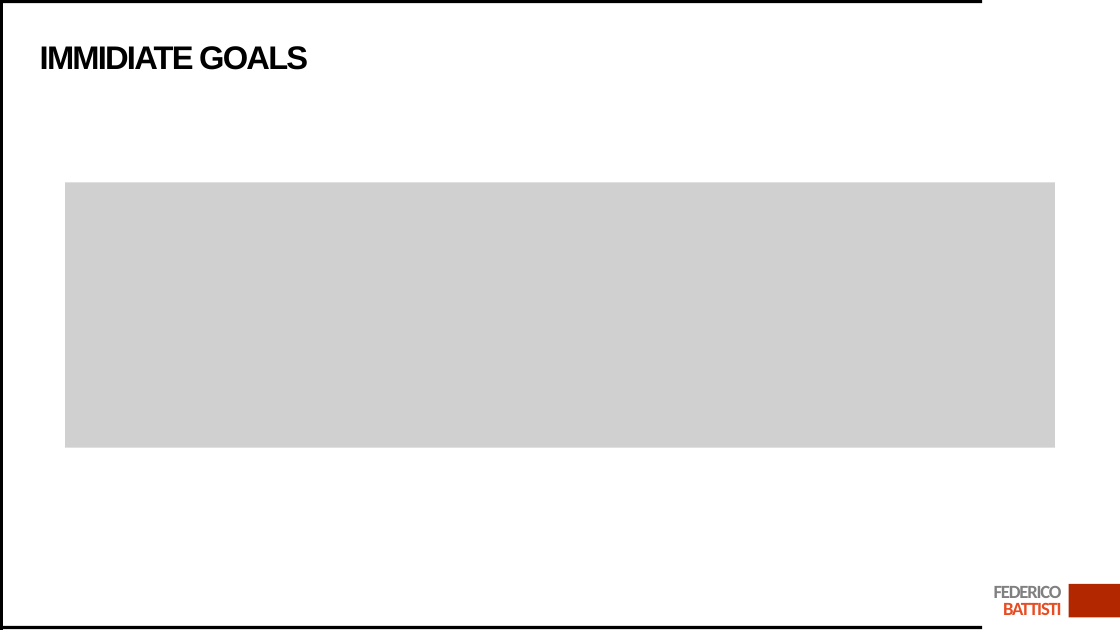
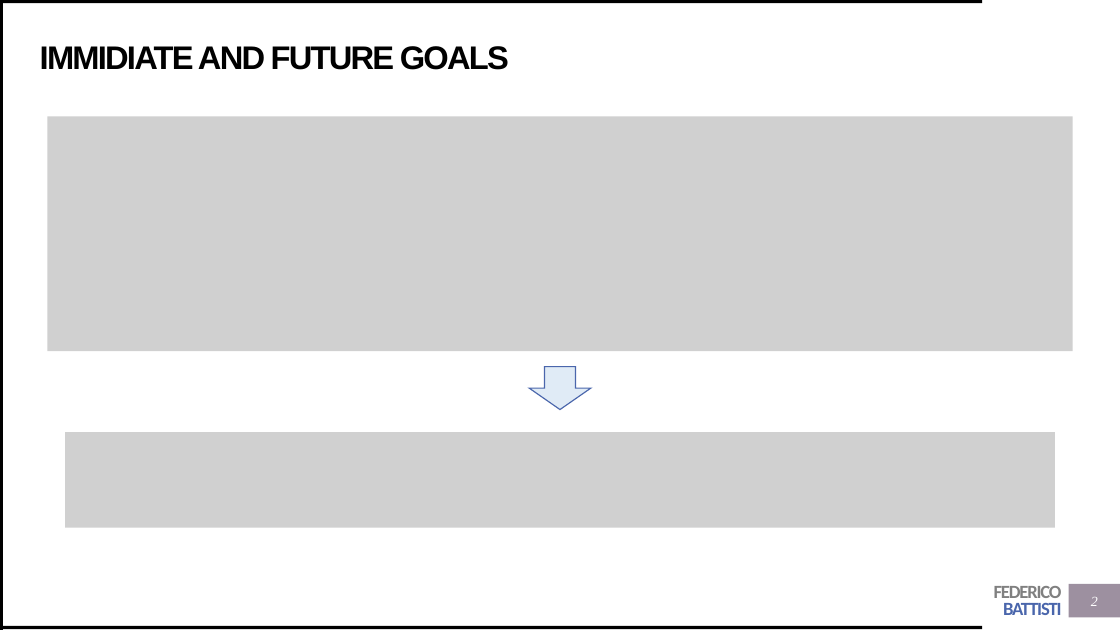
Before and after one commit to Trenchcoat95/OxfordCode, a slide deck: slide 2 of DUNE first presentation.pptx (slide 1 before the commit). Drawn at 1120x630 pixels with LibreOffice and Linux fonts; fonts in the diff are those of the drawing; grey boxes stand for pictures. Boxes give left, top, right and bottom in pixels: in the first picture for what was removed or moved away, otherwise in the second. Text is boxed around its words. In the diff, an @@ line names an element or a change of style, - is before the commit and + after.

```diff
--- a/DUNE first presentation.pptx
+++ b/DUNE first presentation.pptx
@@ title at (40, 46, 509, 70): text changed @@
-IMMIDIATE GOALS
+IMMIDIATE AND FUTURE GOALS
@@ picture: place and size @@
-picture at (66, 182, 1055, 448)
+picture at (47, 117, 1073, 351)
@@ down arrow added at (529, 366, 592, 409), fill #E0EBF6, outline #4A66AC 1 pt @@
@@ picture added at (66, 432, 1055, 528) @@
@@ text "FEDERICO BATTISTI" at (994, 586, 1062, 615): text colour #E84C22 to #4A66AC in "BATTISTI" @@
@@ rectangle at (1069, 584, 1120, 618): fill #B22600 to #9D90A0 @@
@@ page number added at (1091, 597, 1098, 606), 12 pt, text #FFFFFF, italic @@
+2
```
Also in this commit, not shown: 16 other slides changed, 4 slides added, 8 other files.
